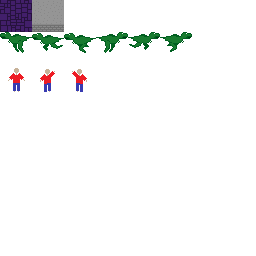
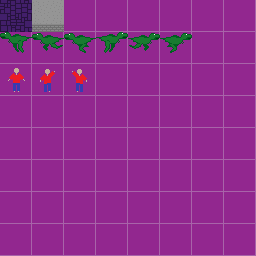
Layers edited between the first and the second 256 x 256 image:
renamed "Layer 7" to "Layer 8", painted on it over [0, 0, 192, 92]
showed "Background" over [0, 0, 256, 256]
